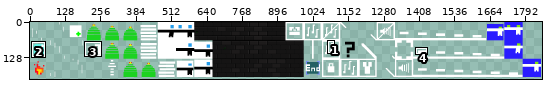
A sprite sheet gets an edit: android/assets/sprite.png. The picture above shows the old version from afar; the outline marks the close-up.
Close-up. Before the commit:
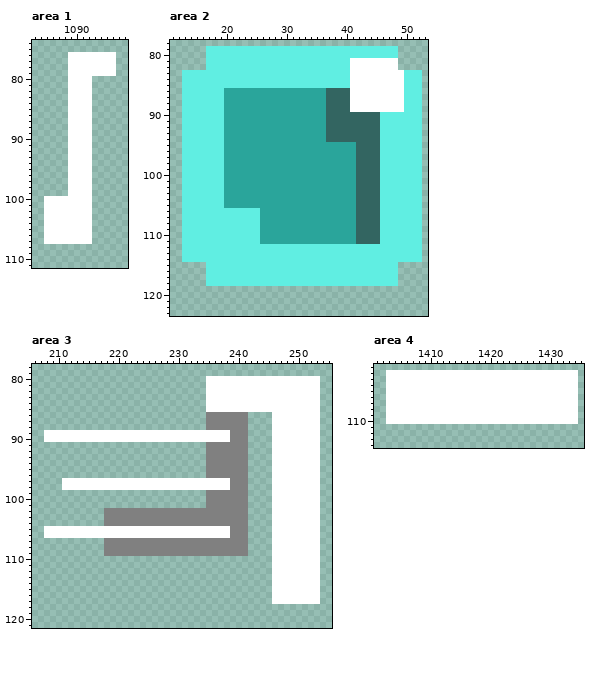
The file is 2048x256 pixels. Colours within 5 levels of each other are drawn and written as one. Shown: area 1: x 1083..1098, y 74..111; area 2: x 11..53, y 78..123; area 3: x 206..255, y 78..121; area 4: x 1401..1435, y 101..114. The wide view leaves out empty margins. The commit also changed other parts of the picture, which this record leaves out.
The result:
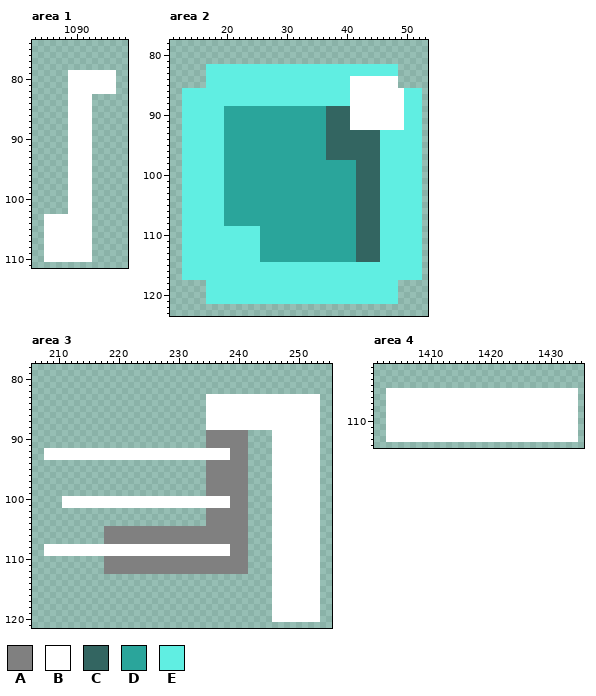
Palette (. is transparent): A #808080  B #ffffff  C #336561  D #2aa59b  E #60eee2
Diff:
Changed rows in their new state; - is an unchanged pixel.
Area 1:
first column x 1089:
 76 ........
 77 ........
 78 ........
 80 ----BBBB
 81 ----BBBB
 82 ----BBBB
first column x 1085:
100 ....
101 ....
102 ....
first column x 1085:
108 BBBBBBBB
109 BBBBBBBB
110 BBBBBBBB
Area 2:
first column x 13:
 79 ----................................----
 80 ----................................----
 81 ----................................----
 82 ----------------------------EEEEEEEE----
 83 ....------------------------EEEEEEEE....
 84 ....--------------------------------....
 85 ....--------------------------------....
 86 -------EEEEEEEEEEEEEEEEEEEEE------------
 87 -------EEEEEEEEEEEEEEEEEEEEE------------
 88 -------EEEEEEEEEEEEEEEEEEEEE------------
 90 ----------------------------BBBBBBBBB---
 91 ----------------------------BBBBBBBBB---
 92 ----------------------------BBBBBBBBB---
 95 ------------------------CCCCC-----------
 96 ------------------------CCCCC-----------
 97 ------------------------CCCCC-----------
first column x 20:
106 DDDDDD
107 DDDDDD
108 DDDDDD
first column x 13:
112 -------------DDDDDDDDDDDDDDDDCCCC-------
113 -------------DDDDDDDDDDDDDDDDCCCC-------
114 -------------DDDDDDDDDDDDDDDDCCCC-------
115 EEEE--------------------------------EEEE
116 EEEE--------------------------------EEEE
117 EEEE--------------------------------EEEE
119 ----EEEEEEEEEEEEEEEEEEEEEEEEEEEEEEEE----
120 ----EEEEEEEEEEEEEEEEEEEEEEEEEEEEEEEE----
121 ----EEEEEEEEEEEEEEEEEEEEEEEEEEEEEEEE----
Area 3:
first column x 235:
 80 ...................
 81 ...................
 82 ...................
first column x 208:
 86 ---------------------------BBBBBBBBBBB
 87 ---------------------------BBBBBBBBBBB
 88 ---------------------------BBBBBBBBBBB
 89 ...........................AAAA-------
 90 ...........................AAAA-------
 92 BBBBBBBBBBBBBBBBBBBBBBBBBBBBBBB-------
 93 BBBBBBBBBBBBBBBBBBBBBBBBBBBBBBB-------
first column x 208:
 97 ---........................AAAA---
 98 ---........................AAAA---
100 ---BBBBBBBBBBBBBBBBBBBBBBBBBBBB---
101 ---BBBBBBBBBBBBBBBBBBBBBBBBBBBB---
102 ----------.................-------
103 ----------.................-------
104 ----------.................-------
105 ..........AAAAAAAAAAAAAAAAAAAAA---
106 ..........AAAAAAAAAAAAAAAAAAAAA---
108 BBBBBBBBBBBBBBBBBBBBBBBBBBBBBBB---
109 BBBBBBBBBBBBBBBBBBBBBBBBBBBBBBB---
110 ----------AAAAAAAAAAAAAAAAAAAAAAAA
111 ----------AAAAAAAAAAAAAAAAAAAAAAAA
112 ----------AAAAAAAAAAAAAAAAAAAAAAAA
first column x 246:
118 BBBBBBBB
119 BBBBBBBB
120 BBBBBBBB
Area 4:
first column x 1403:
102 ................................
103 ................................
104 ................................
first column x 1403:
111 BBBBBBBBBBBBBBBBBBBBBBBBBBBBBBBB
112 BBBBBBBBBBBBBBBBBBBBBBBBBBBBBBBB
113 BBBBBBBBBBBBBBBBBBBBBBBBBBBBBBBB
